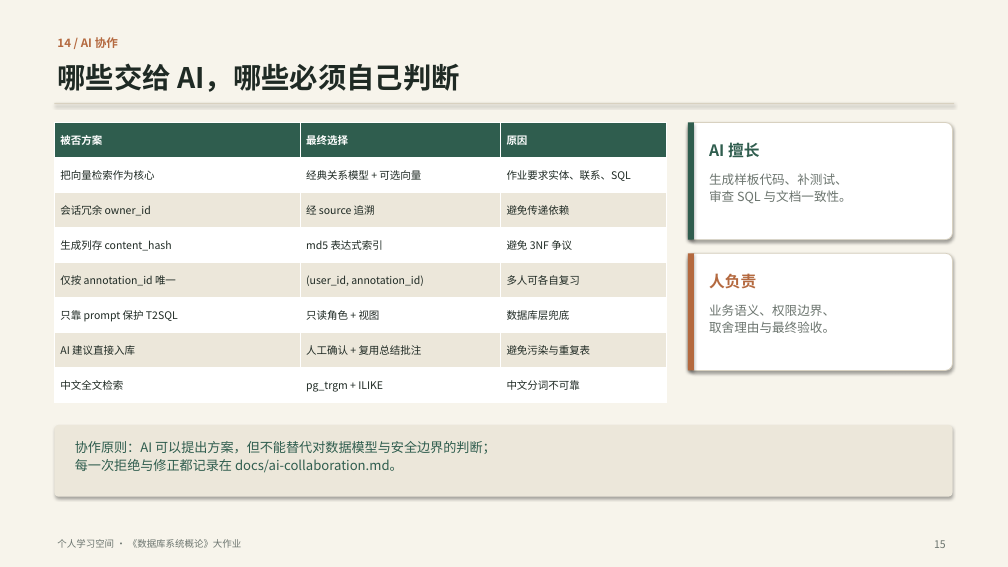
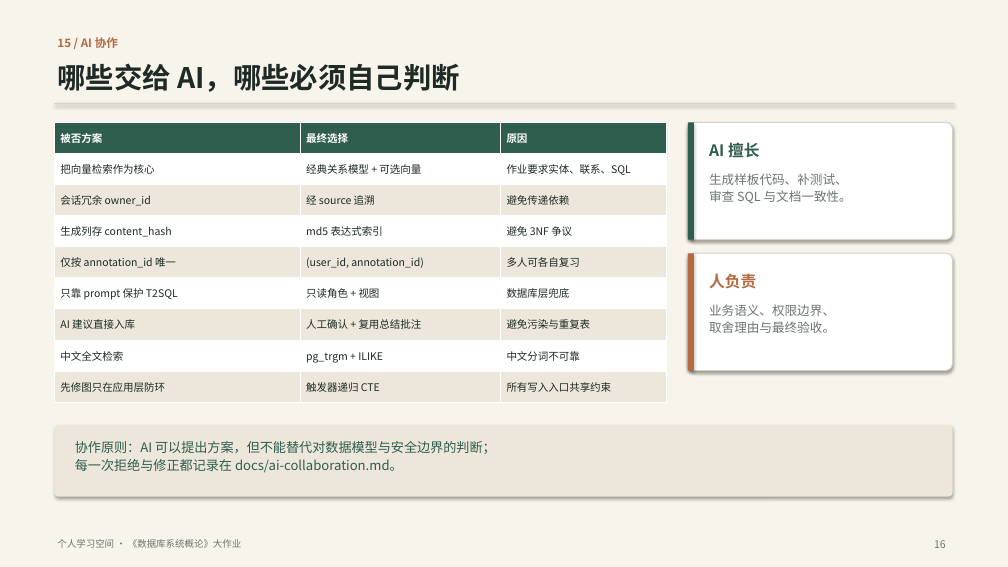
Before and after one commit to ycl-berserk/2026Database, a slide deck: slide 16 of docs/汇报.pptx (slide 15 before the commit). Drawn at 1008x567 pixels with LibreOffice and Linux fonts; fonts in the diff are those of the drawing. Boxes give left, top, right and bottom in pixels: in the first picture for what was removed or moved away, otherwise in the second. Text is boxed around its words. In the diff, an @@ line names an element or a change of style, - is before the commit and + after.

Commit message:
feat: 标签先修图（DAG、递归闭包与可视化）K2
新增 tag_edges 边表与触发器防环，提供递归闭包视图、按课程分组的 SVG 页面、
种子数据、单元/集成测试与端到端验收；同步更新报告、需求、路线图、演示脚本与 PPT。

```diff
--- a/docs/汇报.pptx
+++ b/docs/汇报.pptx
@@ text at <box>57,37,118,48</box>: text changed @@
-14 / AI 协作
+15 / AI 协作
@@ table at <box>54,123,667,402</box> @@
+row 9: 先修图只在应用层防环 | 触发器递归 CTE | 所有写入入口共享约束
```
Also in this commit, not shown: 7 other slides changed, 1 slide added, 27 other files.
